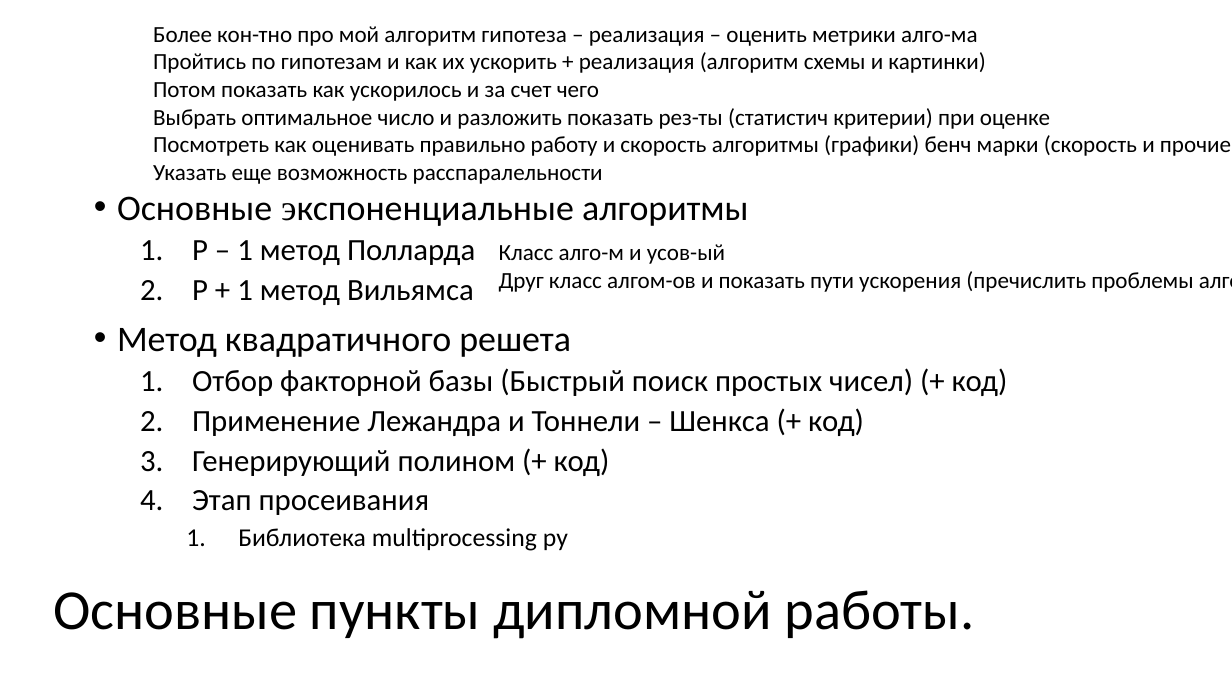
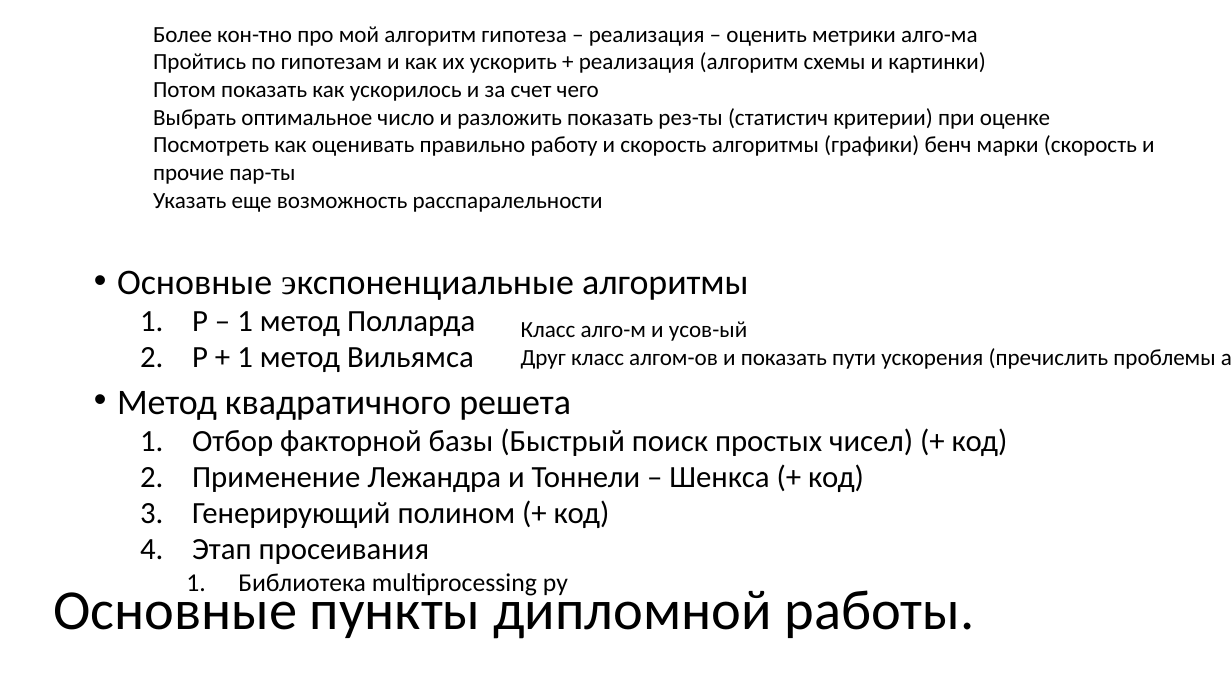
Before and after one commit to pagamov/VKR, a slide deck: slide 5 of Павел Гамов 10.3.22.pptx (slide 3 before the commit). Drawn at 1232x693 pixels with LibreOffice and Linux fonts; fonts in the diff are those of the drawing. Boxes give left, top, right and bottom in pixels: in the first picture for what was removed or moved away, otherwise in the second. Text is boxed around its words. In the diff, an @@ line names an element or a change of style, - is before the commit and + after.

```diff
--- a/Павел Гамов 10.3.22.pptx
+++ b/Павел Гамов 10.3.22.pptx
@@ text at bbox=[153, 135, 1154, 184]: text changed @@
-Посмотреть как оценивать правильно работу и скорость алгоритмы (графики) бенч марки (скорость и прочие пар-ты
+Посмотреть как оценивать правильно работу и скорость алгоритмы (графики) бенч марки (скорость и
+прочие пар-ты
@@ text "Основные экспоненциальные алгоритмы": place and size @@
-text "Основные экспоненциальные алгоритмы" at bbox=[117, 196, 1008, 551]
+text "Основные экспоненциальные алгоритмы" at bbox=[117, 270, 1008, 596]
@@ text "Основные экспоненциальные алгоритмы" at bbox=[117, 270, 1008, 596]: line spacing 0.9 to 0.8 @@
@@ text "Класс алго-м и усов-ый" rewrapped from bbox=[499, 244, 1232, 292] to bbox=[521, 321, 1215, 369] @@
```
Also in this commit, not shown: 2 other slides changed, 2 slides added, 1 other file.
